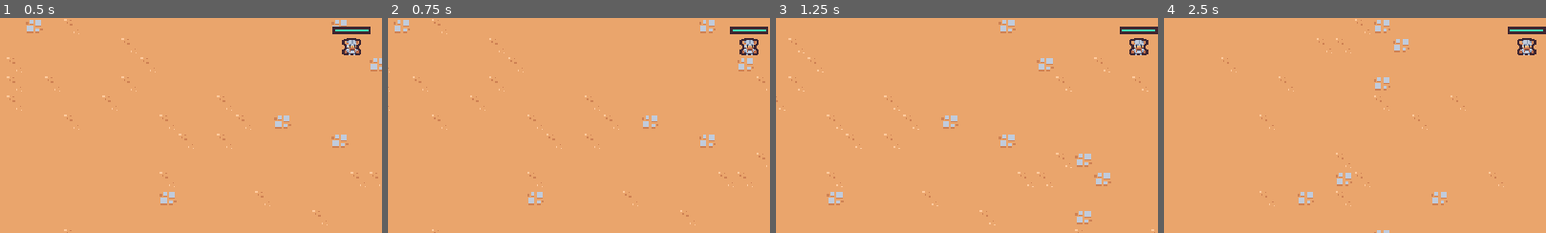
Above: before the commit, frames 1-4 (left to right).
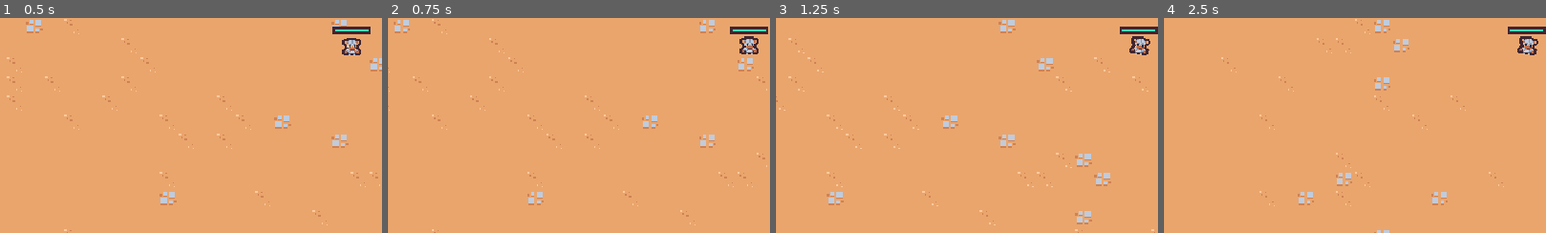
Above: after the commit, the same moments.

Repository: oronbz/2d-survivors
Game: Godot game, scene res://scenes/main/main.tscn
The game is run twice, just before and just after one commit, with the same random seed, the same clock (stepped at 60 frames per second) and the same inputs.
Inputs (mouse positions are % of the whole screen's width and height, from its top left):
- Up to frame 1 (0.5 s): no input
- Up to frame 2 (0.75 s): move the mouse to (72, 45) at 0.52 s; press the mouse at (72, 45) at 0.53 s; hold D (move_right) from 0.53 s (still down)
- Up to frame 3 (1.25 s): keep holding D (move_right)
- Up to frame 4 (2.5 s): move the mouse to (30, 55) at 1.27 s; release D (move_right) at 1.28 s; release the mouse at (30, 55) at 1.28 s; hold S (move_down) 1.28-2.03 s; click (30, 55) at 1.35 s; move the mouse to (60, 28) at 2.02 s; press the mouse at (60, 28) at 2.03 s; hold D (move_right) from 2.03 s (still down)
The pictures show only the part of the screen within x 4-54%, y 41-91%; the shares and areas given below are measured in that part.

Frame 1 is identical in both runs. In frame 2, 0.2% of the frame differs, in the area x 92-97%, y 8-18%; in frame 3, 0.3%, in the area x 92-98%, y 8-18%; in frame 4, 0.3%.

Commit message:
Animate the player

Diff:
--- a/scenes/game_object/player/player.gd
+++ b/scenes/game_object/player/player.gd
@@ -7,6 +7,8 @@
 @onready var health_component = $HealthComponent as HealthComponent
 @onready var health_bar = $HealthBar
 @onready var abilities = $Abilities
+@onready var animation_player = $AnimationPlayer
+@onready var visuals = $Visuals
 
 var number_colliding_bodies = 0
 
@@ -29,6 +31,15 @@
 
 	move_and_slide()
 
+	# Animation
+	if movement_vector.x != 0 || movement_vector.y != 0:
+		animation_player.play("my_walk")
+	else:
+		animation_player.play("RESET")
+
+	# Flipping
+	if movement_vector.x != 0:
+		visuals.scale.x = sign(movement_vector.x)
 
 func get_movement_vector():
 	var x_movement = Input.get_action_strength("move_right") - Input.get_action_strength("move_left")
--- a/scenes/game_object/player/player.tscn
+++ b/scenes/game_object/player/player.tscn
@@ -1,9 +1,125 @@
-[gd_scene load_steps=10 format=3 uid="uid://cjbw3i0k3iemc"]
+[gd_scene load_steps=14 format=3 uid="uid://cjbw3i0k3iemc"]
 
 [ext_resource type="Texture2D" uid="uid://ctfyxmk1q7pqe" path="res://scenes/game_object/player/player.png" id="1_2assi"]
 [ext_resource type="Script" path="res://scenes/game_object/player/player.gd" id="1_bx3nd"]
 [ext_resource type="PackedScene" uid="uid://cihs0miucebdv" path="res://scenes/component/health_component.tscn" id="2_q2v02"]
 [ext_resource type="PackedScene" uid="uid://bq2ow33emvau0" path="res://scenes/ability/sword_ability_controller/sword_ability_controller.tscn" id="2_q7gvx"]
+
+[sub_resource type="Animation" id="Animation_uvs11"]
+length = 0.001
+tracks/0/type = "value"
+tracks/0/imported = false
+tracks/0/enabled = true
+tracks/0/path = NodePath("Visuals/Sprite2D:position")
+tracks/0/interp = 1
+tracks/0/loop_wrap = true
+tracks/0/keys = {
+"times": PackedFloat32Array(0),
+"transitions": PackedFloat32Array(1),
+"update": 0,
+"values": [Vector2(0, 0)]
+}
+tracks/1/type = "value"
+tracks/1/imported = false
+tracks/1/enabled = true
+tracks/1/path = NodePath("Visuals/Sprite2D:rotation")
+tracks/1/interp = 1
+tracks/1/loop_wrap = true
+tracks/1/keys = {
+"times": PackedFloat32Array(0),
+"transitions": PackedFloat32Array(1),
+"update": 0,
+"values": [0.0]
+}
+tracks/2/type = "value"
+tracks/2/imported = false
+tracks/2/enabled = true
+tracks/2/path = NodePath("Visuals/Sprite2D:scale")
+tracks/2/interp = 1
+tracks/2/loop_wrap = true
+tracks/2/keys = {
+"times": PackedFloat32Array(0),
+"transitions": PackedFloat32Array(1),
+"update": 0,
+"values": [Vector2(1, 1)]
+}
+
+[sub_resource type="Animation" id="Animation_4rm1o"]
+resource_name = "walk"
+length = 0.5
+loop_mode = 1
+tracks/0/type = "value"
+tracks/0/imported = false
+tracks/0/enabled = true
+tracks/0/path = NodePath("Visuals/Sprite2D:position")
+tracks/0/interp = 2
+tracks/0/loop_wrap = true
+tracks/0/keys = {
+"times": PackedFloat32Array(0, 0.1, 0.3),
+"transitions": PackedFloat32Array(1, 1, 1),
+"update": 0,
+"values": [Vector2(0, 0), Vector2(0, -4), Vector2(0, 1.05389e-16)]
+}
+tracks/1/type = "value"
+tracks/1/imported = false
+tracks/1/enabled = true
+tracks/1/path = NodePath("Visuals/Sprite2D:rotation")
+tracks/1/interp = 2
+tracks/1/loop_wrap = true
+tracks/1/keys = {
+"times": PackedFloat32Array(0, 0.1, 0.2, 0.4),
+"transitions": PackedFloat32Array(1, 1, 1, 1),
+"update": 0,
+"values": [0.0, -0.261799, 0.261799, 0.0]
+}
+tracks/2/type = "value"
+tracks/2/imported = false
+tracks/2/enabled = true
+tracks/2/path = NodePath("Visuals/Sprite2D:scale")
+tracks/2/interp = 2
+tracks/2/loop_wrap = true
+tracks/2/keys = {
+"times": PackedFloat32Array(0, 0.1, 0.3, 0.4),
+"transitions": PackedFloat32Array(0.615572, 2, 2, 1),
+"update": 0,
+"values": [Vector2(1, 1), Vector2(0.7, 1.2), Vector2(1.5, 0.7), Vector2(1, 1)]
+}
+
+[sub_resource type="Animation" id="Animation_ccyxc"]
+resource_name = "my_walk"
+length = 0.4
+loop_mode = 1
+tracks/0/type = "value"
+tracks/0/imported = false
+tracks/0/enabled = true
+tracks/0/path = NodePath("Visuals/Sprite2D:rotation")
+tracks/0/interp = 2
+tracks/0/loop_wrap = true
+tracks/0/keys = {
+"times": PackedFloat32Array(0, 0.1, 0.25),
+"transitions": PackedFloat32Array(1, 1, 1),
+"update": 0,
+"values": [0.0, -0.174533, 0.174533]
+}
+tracks/1/type = "value"
+tracks/1/imported = false
+tracks/1/enabled = true
+tracks/1/path = NodePath("Visuals/Sprite2D:position")
+tracks/1/interp = 1
+tracks/1/loop_wrap = true
+tracks/1/keys = {
+"times": PackedFloat32Array(0, 0.1, 0.25),
+"transitions": PackedFloat32Array(1, 1, 1),
+"update": 0,
+"values": [Vector2(2.08165e-12, 2.08165e-12), Vector2(2.08165e-12, -1), Vector2(2.08165e-12, -1)]
+}
+
+[sub_resource type="AnimationLibrary" id="AnimationLibrary_sqr2u"]
+_data = {
+"RESET": SubResource("Animation_uvs11"),
+"my_walk": SubResource("Animation_ccyxc"),
+"walk": SubResource("Animation_4rm1o")
+}
 
 [sub_resource type="StyleBoxFlat" id="StyleBoxFlat_g5wdq"]
 bg_color = Color(0.247059, 0.14902, 0.192157, 1)
@@ -29,6 +145,11 @@
 collision_layer = 0
 motion_mode = 1
 script = ExtResource("1_bx3nd")
+
+[node name="AnimationPlayer" type="AnimationPlayer" parent="."]
+libraries = {
+"": SubResource("AnimationLibrary_sqr2u")
+}
 
 [node name="HealthComponent" parent="." instance=ExtResource("2_q2v02")]
 
@@ -62,11 +183,14 @@
 [node name="CollisionShape2D" type="CollisionShape2D" parent="PickupArea2D"]
 shape = SubResource("CircleShape2D_g7n72")
 
-[node name="Sprite2D" type="Sprite2D" parent="."]
+[node name="Visuals" type="Node2D" parent="."]
+
+[node name="Sprite2D" type="Sprite2D" parent="Visuals"]
 texture = ExtResource("1_2assi")
 offset = Vector2(2.08165e-12, -8)
 
 [node name="CollisionArea2D" type="Area2D" parent="."]
+visible = false
 collision_layer = 0
 collision_mask = 8
 
@@ -75,7 +199,6 @@
 shape = SubResource("CircleShape2D_pjqpc")
 
 [node name="CollisionShape2D" type="CollisionShape2D" parent="."]
+visible = false
 position = Vector2(0, -5)
 shape = SubResource("CircleShape2D_frjyv")
-
-[node name="AnimationPlayer" type="AnimationPlayer" parent="."]
